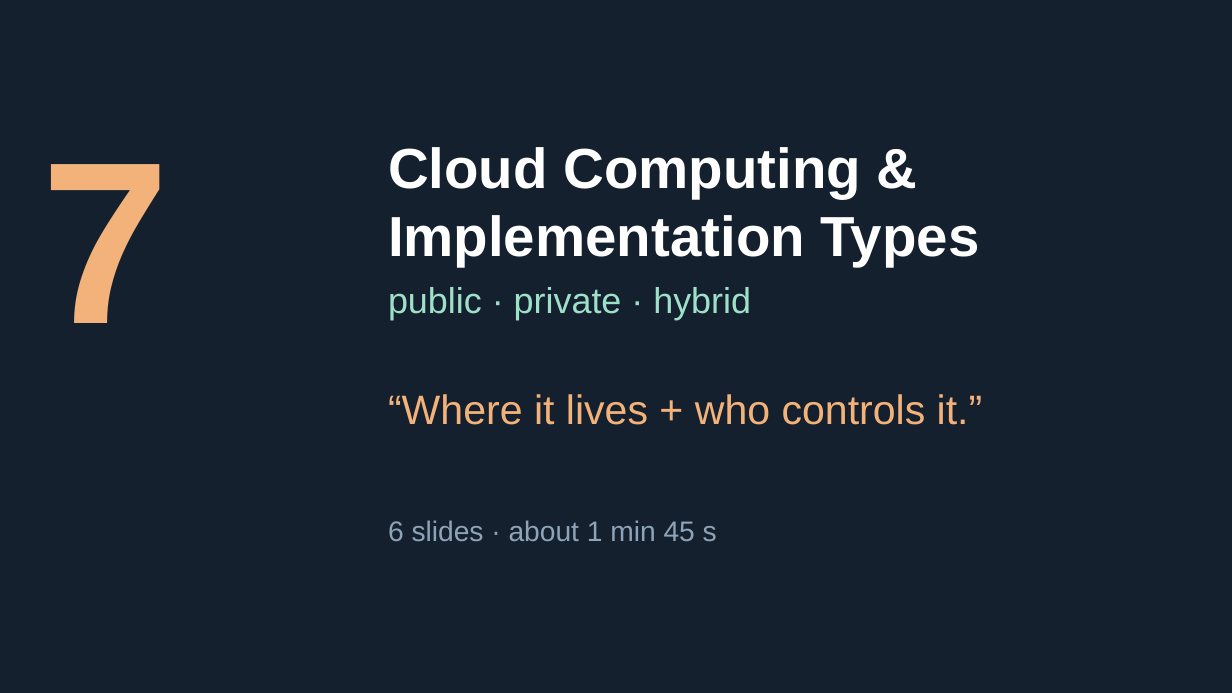
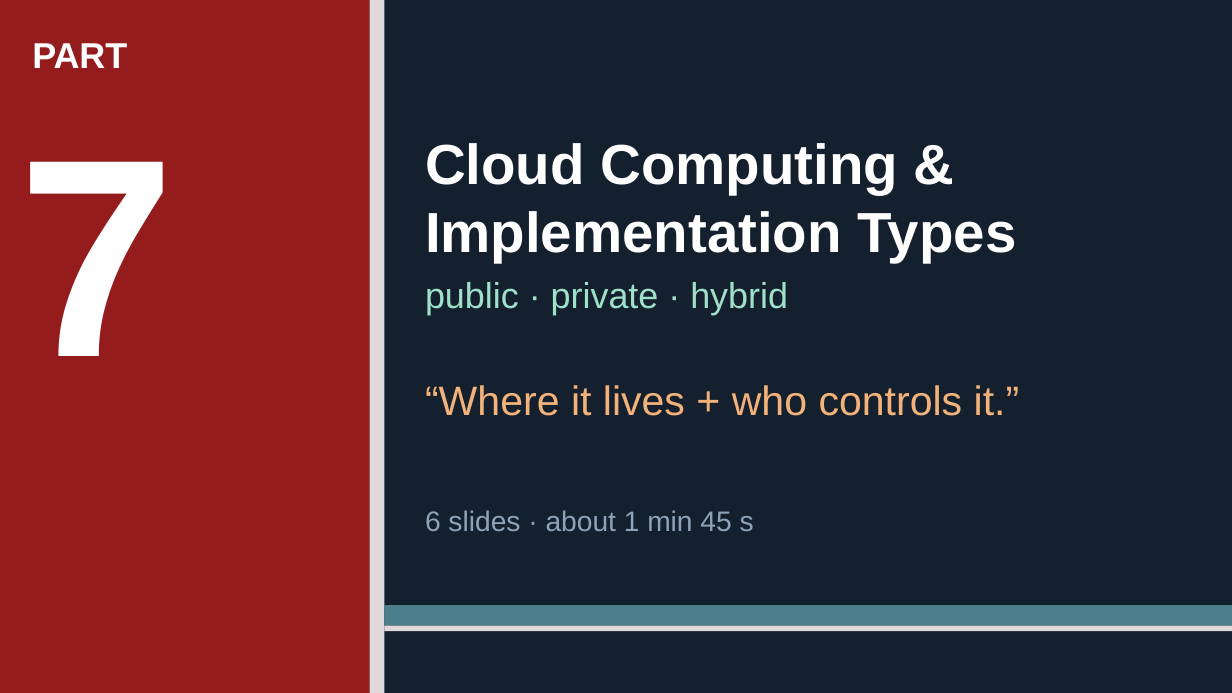
Before and after one commit to Tiredicey/ADBS, a slide deck: slide 78 of 02_GROUP_DECK/ADBS_GROUP_DECK.pptx. Drawn at 1232x693 pixels with LibreOffice and Linux fonts; fonts in the diff are those of the drawing. Boxes give left, top, right and bottom in pixels: in the first picture for what was removed or moved away, otherwise in the second. Text is boxed around its words. In the diff, an @@ line names an element or a change of style, - is before the commit and + after.

Commit message:
Bebop-style part dividers: flat colour blocks measured from the uploaded opening (contrast-checked); reference teardown saved

```diff
--- a/02_GROUP_DECK/ADBS_GROUP_DECK.pptx
+++ b/02_GROUP_DECK/ADBS_GROUP_DECK.pptx
@@ rectangle added at (0, 0, 370, 693), fill #951C1D @@
@@ rectangle added at (370, 0, 384, 693), fill #E1D8DE @@
@@ text added at (32, 43, 127, 68), 28 pt, text #FFFFFF, bold @@
+PART
@@ text "Cloud Computing & Implementation Types": place and size @@
-text "Cloud Computing & Implementation Types" at (388, 147, 980, 267)
+text "Cloud Computing & Implementation Types" at (425, 143, 1016, 262)
@@ text "7": place and size @@
-text "7" at (42, 164, 170, 323)
+text "7" at (18, 161, 175, 356)
@@ text "7" at (18, 161, 175, 356): size 180 to 220 pt, text colour #F2B27A to #FFFFFF @@
@@ text "public · private · hybrid": place and size @@
-text "public · private · hybrid" at (388, 287, 751, 320)
+text "public · private · hybrid" at (425, 282, 788, 315)
@@ text "“Where it lives + who ...": place and size @@
-text "“Where it lives + who ..." at (388, 394, 983, 425)
+text "“Where it lives + who ..." at (425, 385, 1020, 416)
@@ text "6 slides · about 1 ...": place and size @@
-text "6 slides · about 1 ..." at (388, 520, 717, 541)
+text "6 slides · about 1 ..." at (425, 510, 754, 531)
@@ rectangle added at (384, 605, 1232, 626), fill #4C7F8C @@
@@ rectangle added at (384, 626, 1232, 631), fill #E1D8DE @@
```
Also in this commit, not shown: 7 other slides changed, 4 other files.
